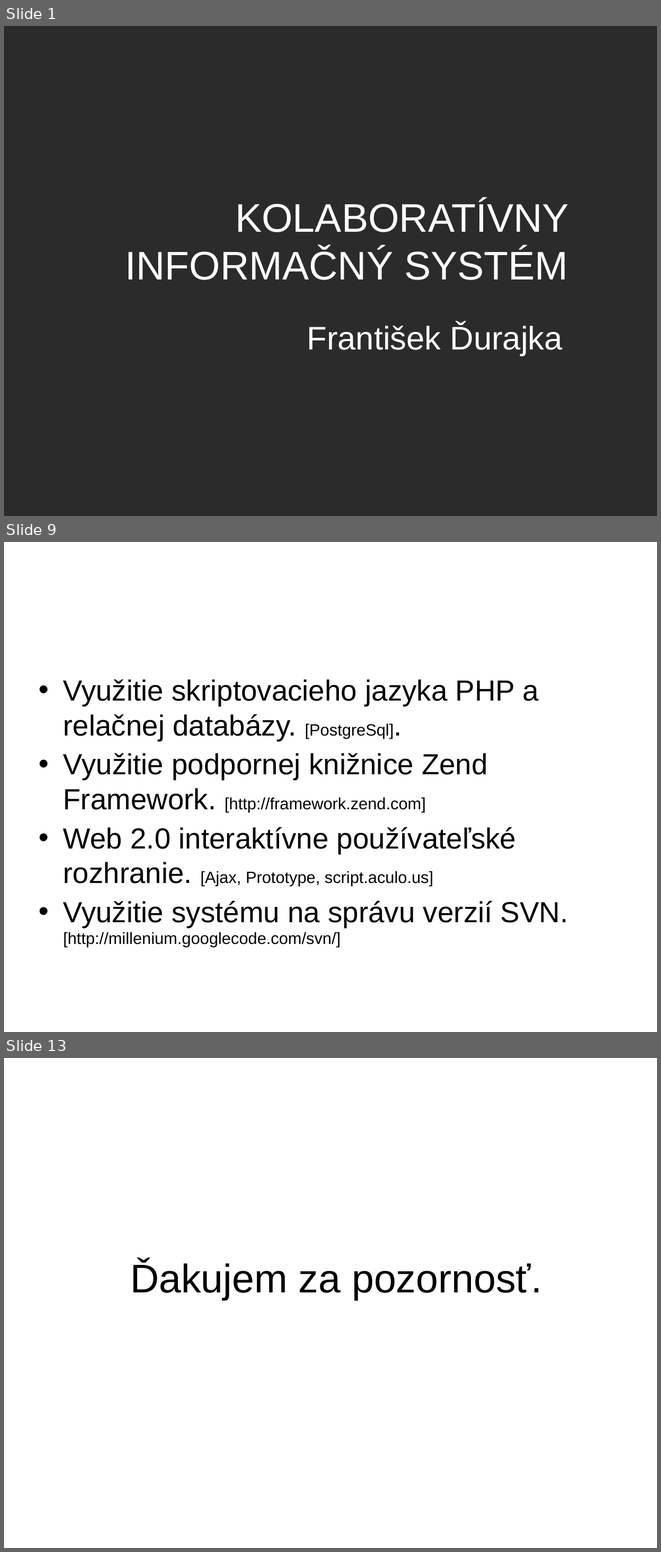
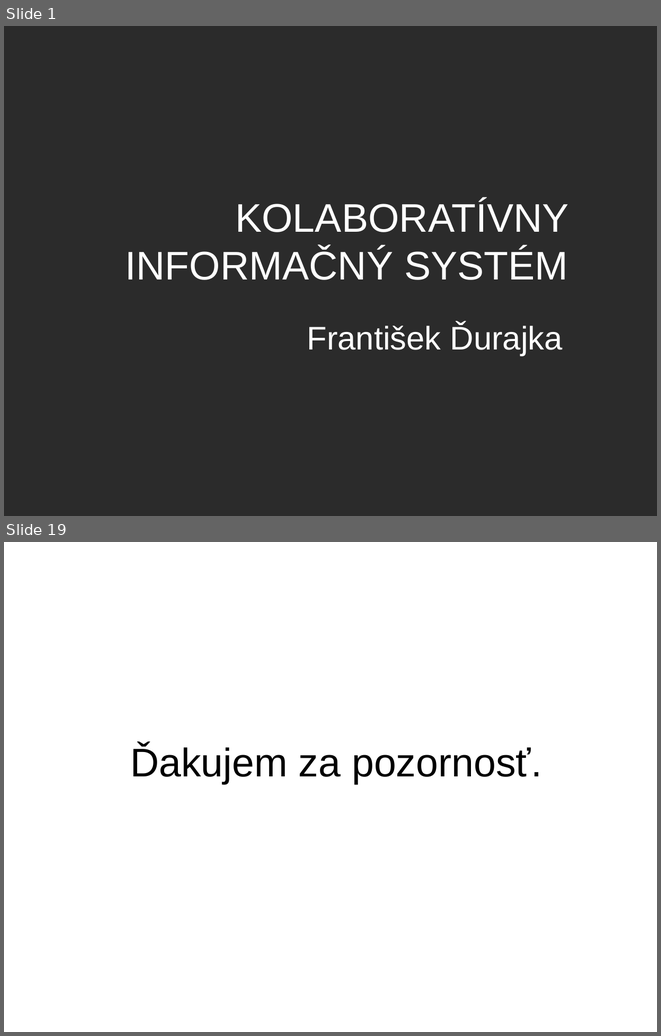
Before and after one commit to natalija4554/millenium, a slide deck: docs/Presentation/presentation.ppt. Shown one above the other, each under a label of ours: slides 1, 9 and 13 before the commit, slides 1 and 19 after it; the slides between them are not shown. The pictures are 661x1552 and 661x1036 pixels, drawn with LibreOffice and Linux fonts; fonts in the diff are those of the drawing; background and template pictures are left out; a plain dark background stands for a picture behind light text. Boxes give left, top, right and bottom in pixels: in the first picture for what was removed or moved away, otherwise in the second. Text is boxed around its words. In the diff, an @@ line names an element or a change of style, - is before the commit and + after.

```diff
--- a/docs/Presentation/presentation.ppt
+++ b/docs/Presentation/presentation.ppt
@@ slide 9 removed at [4, 542, 657, 1032], background picture (left out) @@
@@ title removed at [37, 560, 625, 642] @@
-Kolaboratívny informačný systém
@@ text removed at [63, 679, 568, 947] @@
-• Využitie skriptovacieho jazyka PHP a relačnej databázy. [PostgreSql].
-• Využitie podpornej knižnice Zend Framework. [http://framework.zend.com]
-• Web 2.0 interaktívne používateľské rozhranie. [Ajax, Prototype, script.aculo.us]
-• Využitie systému na správu verzií SVN. [http://millenium.googlecode.com/svn/]
@@ what was slide 13 is now slide 19 @@
```
Also in this commit, not shown: 3 slides changed, 14 slides added, 7 other slides removed, 31 other files.
